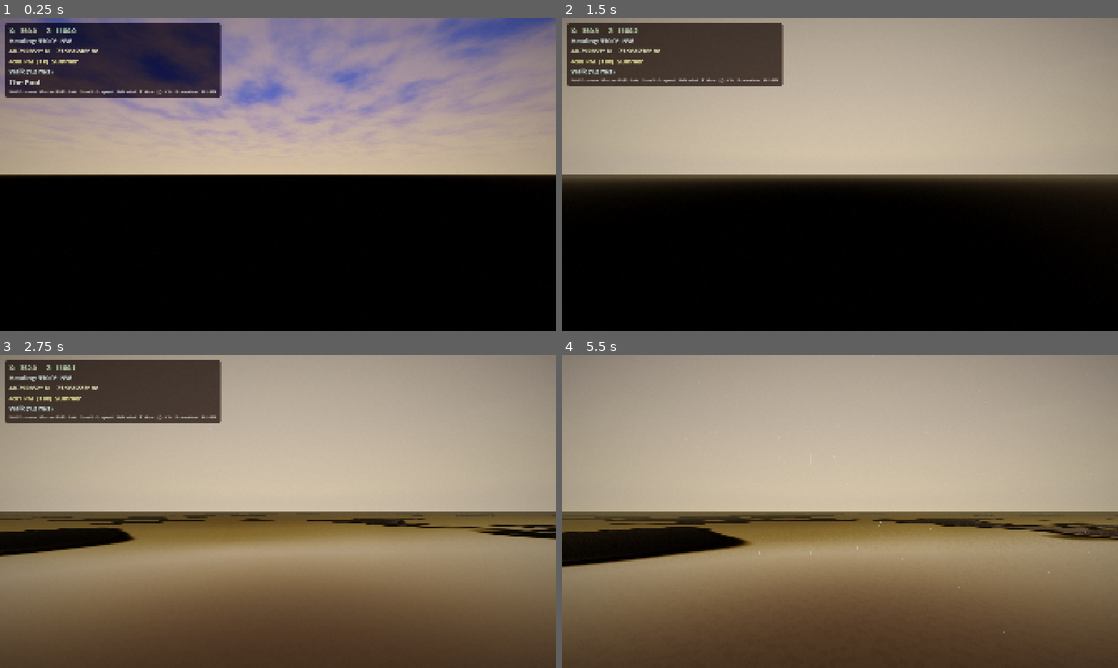
Above: before the commit, frames 1-4 (two rows, left to right).
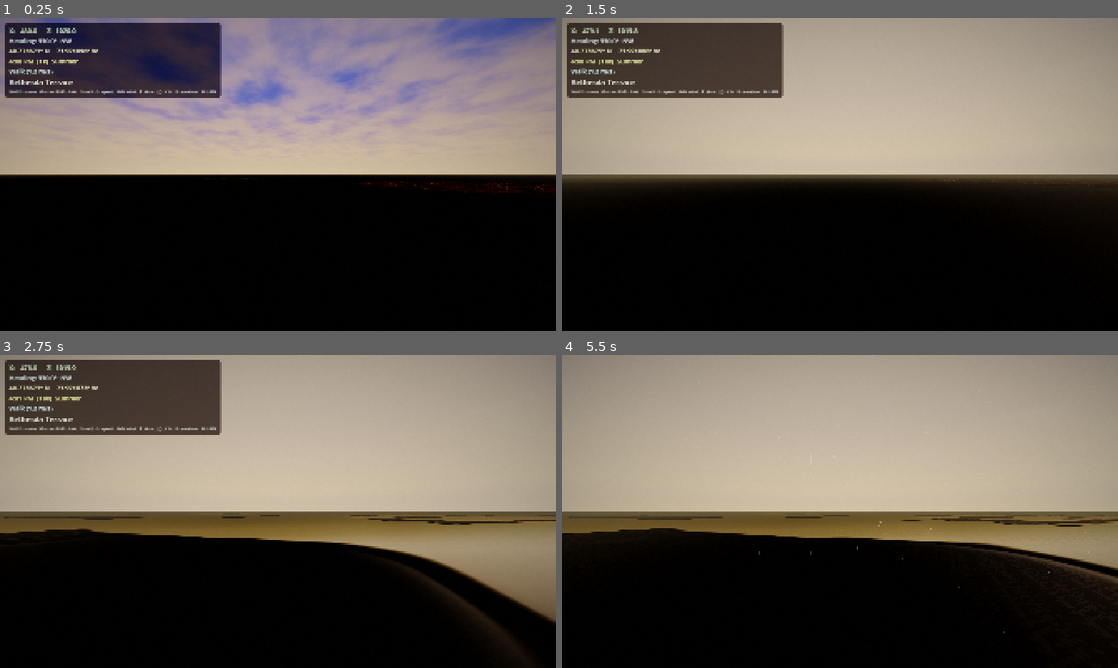
Above: after the commit, the same moments.

Repository: Central-Park-Walk/central-park-walk
Game: Godot game, scene res://main.tscn
Same seed, same stepped clock (60 frames per second), same inputs: the game is played once before the commit and once after it.
Inputs (mouse positions are in pixels of both pictures, inside the frame that each line leads up to):
- Up to frame 1 (0.25 s): no input
- Up to frame 2 (1.5 s): tap Enter at 0.5 s; move the mouse to (962, 158) at 0.52 s; hold D 0.53-1.28 s; tap T at 0.6 s; click (962, 158) at 0.67 s; tap Space at 1.25 s; move the mouse to (728, 190) at 1.27 s; hold S from 1.28 s (still down); tap P at 1.35 s
- Up to frame 3 (2.75 s): move the mouse to (333, 442) at 2.02 s; release S at 2.03 s; hold D from 2.03 s (still down); tap G at 2.1 s
- Up to frame 4 (5.5 s): move the mouse to (812, 574) at 2.77 s; release D at 2.78 s; hold W 2.78-3.53 s; tap one key every 0.75 s from 2.85 s: H 9 0 N; click (812, 574) at 2.92 s; move the mouse to (1006, 558) at 3.52 s; hold A 3.53-5.03 s; move the mouse to (673, 464) at 4.27 s; move the mouse to (867, 511) at 5.02 s; hold S from 5.03 s (still down); click (867, 511) at 5.17 s

The runs differ from the first frame. In frame 1, 0.4% of the frame differs, in the area x 1-100%, y 3-56%; in frame 2, 1.8%; in frame 3, 40%; in frame 4, 41%, in the area x 0-100%, y 51-100%.

Commit message:
Debug flower spawning + fix spawn position + flower vertex colors
Flowers use vertex colors via v_is_flower flag in shader. Skip
patchiness scaling for flowers. Debug prints for flower counts.
Spawn reverted to Bethesda (--pos flag should override).

Co-Authored-By: Claude Opus 4.6 (1M context) <noreply@anthropic.com>

Diff:
--- a/grass_builder.gd
+++ b/grass_builder.gd
@@ -105,7 +105,7 @@
 	print("Grass: %d cells in %d chunks (%.0fms)" % [
 		_pos_x.size(), _chunk_indices.size(), Time.get_ticks_msec() - t0])
 
-	var spawn := Vector3(350, 0, -1100)
+	var spawn := Vector3(-480, 0, 1020)
 	_last_update_pos = spawn
 	_update_chunks_near(spawn)
 	# Don't flush queue at startup — let chunks build gradually
@@ -122,6 +122,11 @@
 	# Build 1 queued chunk per frame (always, not just on movement)
 	if not _build_queue.is_empty():
 		_process_queue(camera_pos)
+	elif _build_queue.is_empty() and not _active_chunks.is_empty():
+		pass  # all built
+	# Debug first call
+	if _last_update_pos.distance_to(Vector3(-99999,0,-99999)) < 1.0:
+		print("Grass: first update_camera at (%.0f, %.0f)" % [camera_pos.x, camera_pos.z])
 
 
 func _update_chunks_near(pos: Vector3) -> void:
@@ -292,7 +297,8 @@
 		if bt >= _blade_meshes.size() or _blade_meshes[bt] == null: continue
 
 		# Flowers in unmowed grass: 2=NorthMeadow, 7=Waterside, 8=WildMeadow, 9=OpenLawn
-		if ot == 2 or ot == 7 or ot == 8 or ot == 9:
+		var _flower_eligible := (ot == 2 or ot == 7 or ot == 8 or ot == 9)
+		if _flower_eligible:
 			var active: Array = []
 			if summer_active: active.append_array([0, 1, 2, 3])
 			if spring_active: active.append_array([4, 5])
@@ -338,6 +344,18 @@
 		cnts[bt] = idx + 1
 		sum_x[bt] += bx; sum_y[bt] += wy; sum_z[bt] += bz
 		placed += 1
+
+	# Debug: count flowers and types
+	var blade_total := 0
+	var flower_total := 0
+	var type_counts: Dictionary = {}
+	for i in 4:
+		blade_total += cnts[i]
+	for fi in range(4, n_types):
+		flower_total += cnts[fi]
+	# Log first 5 chunks with their type breakdown
+	if placed > 0:
+		print("  Chunk %s: %d blades, %d flowers, ot_sample=%d, summer=%s" % [ck, blade_total, flower_total, _pos_type[_chunk_indices[ck][0]] if _chunk_indices.has(ck) and not _chunk_indices[ck].is_empty() else -1, str(summer_active)])
 
 	# Create MultiMesh per type (0-3 = blades, 4-11 = flowers)
 	for bt in n_types:
--- a/main.gd
+++ b/main.gd
@@ -1964,8 +1964,7 @@
 		if _cli_height > 5.0:
 			p.set_physics_process(false)  # disable gravity for elevated shots
 	else:
-		# North Meadow: SportsTurf, NorthMeadow, OpenLawn all adjacent
-		p.position = Vector3(350.0, _terrain_height(350.0, -1100.0) + 1.8, -1100.0)
+		p.position = Vector3(-480.0, _terrain_height(-480.0, 1020.0) + 1.8, 1020.0)
 	if not _cli_pos_set:
 		p.rotation_degrees.y = 30.0
 	p.terrain_height_fn = Callable(self, "_terrain_height")
